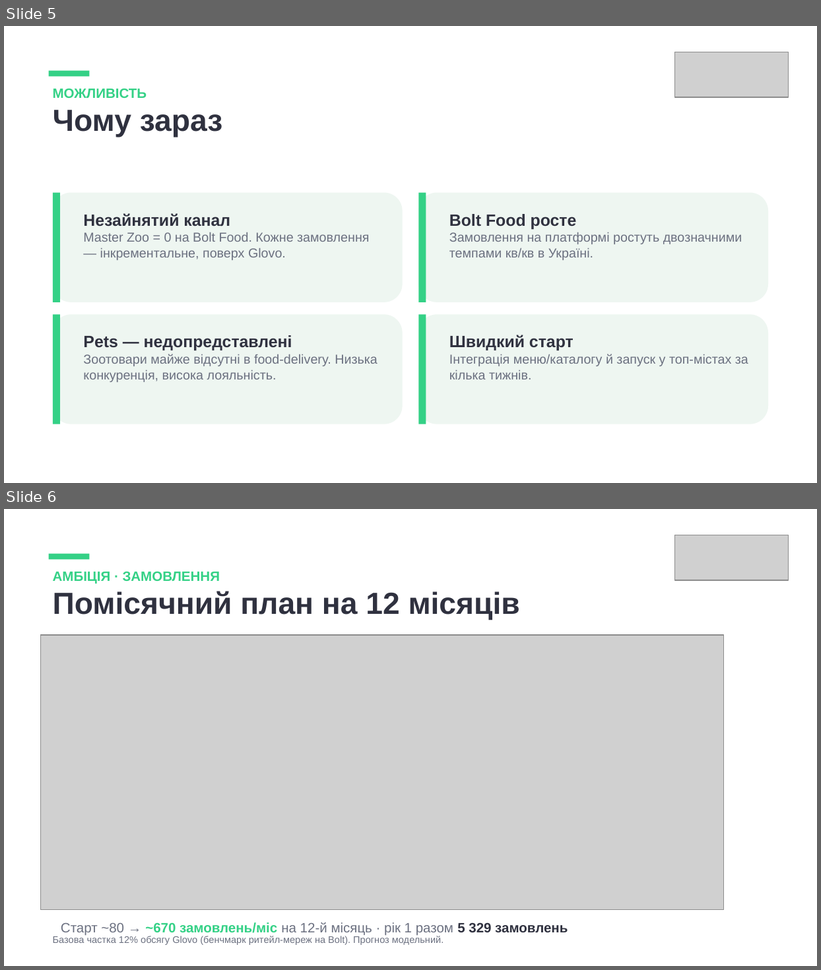
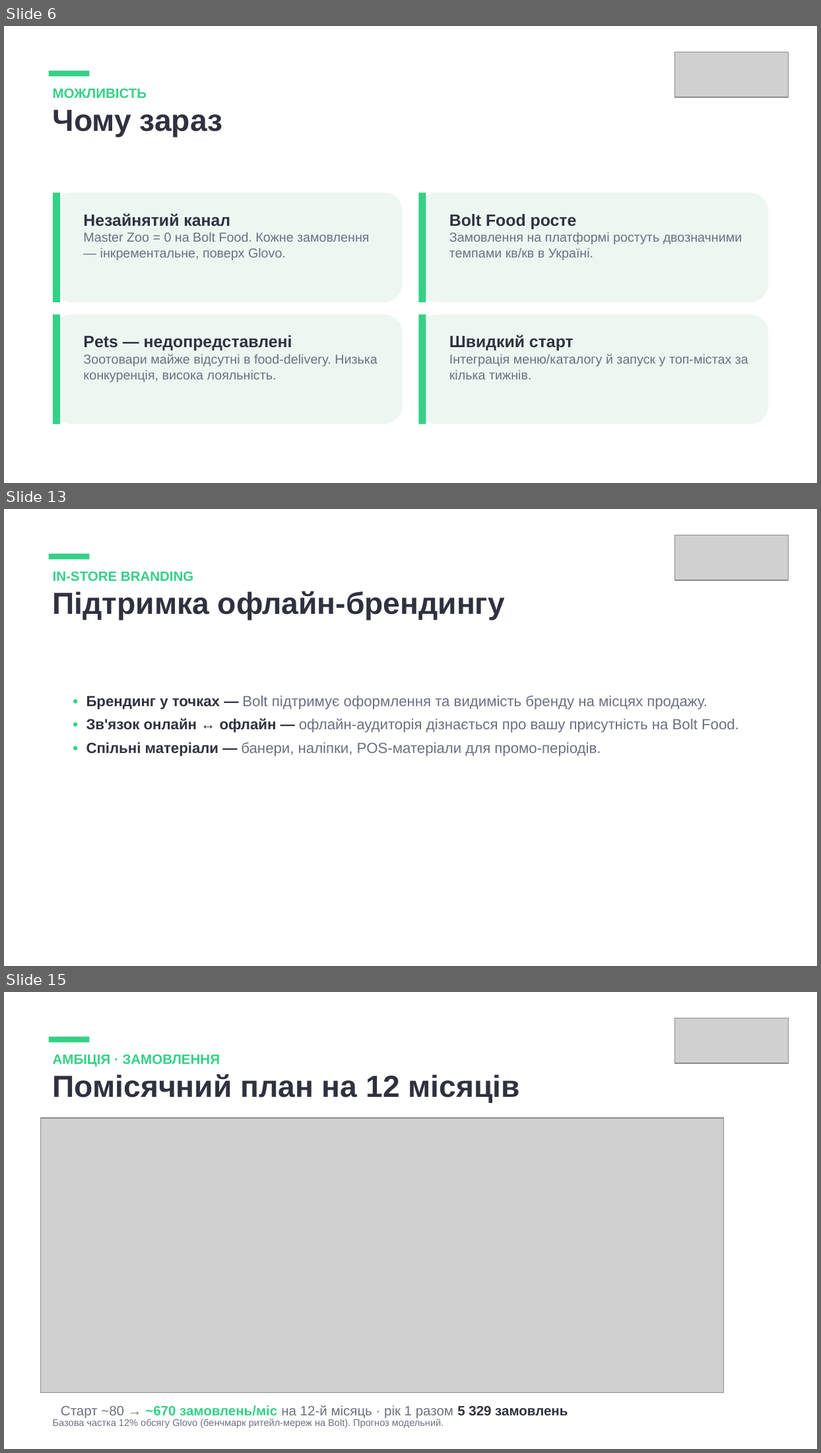
Before and after one commit to yuliianikolaieva/getplaced-report, a slide deck: Master-Zoo-Bolt-Food-Partnership.pptx. Shown one above the other, each under a label of ours: slides 5 and 6 before the commit, slides 6, 13 and 15 after it; the slides between them are not shown. The pictures are 821x970 and 821x1453 pixels, drawn with LibreOffice and Linux fonts; fonts in the diff are those of the drawing; grey boxes stand for pictures. Boxes give left, top, right and bottom in pixels: in the first picture for what was removed or moved away, otherwise in the second. Text is boxed around its words. In the diff, an @@ line names an element or a change of style, - is before the commit and + after.

```diff
--- a/Master-Zoo-Bolt-Food-Partnership.pptx
+++ b/Master-Zoo-Bolt-Food-Partnership.pptx
@@ slide 13 added at [4, 509, 817, 966], background #FFFFFF @@
@@ picture added at [675, 535, 789, 580] @@
@@ rectangle added at [49, 554, 89, 559], fill #34D186 @@
@@ text added at [53, 571, 505, 621], 27 pt, text #2F313F, bold @@
+IN-STORE BRANDING
+Підтримка офлайн-брендингу
@@ text added at [86, 696, 739, 757], 13 pt, text #6B7080 @@
+• Брендинг у точках — Bolt підтримує оформлення та видимість бренду на місцях продажу.
+• Зв'язок онлайн ↔ офлайн — офлайн-аудиторія дізнається про вашу присутність на Bolt Food.
+• Спільні матеріали — банери, наліпки, POS-матеріали для промо-періодів.
@@ what was slide 5 is now slide 6 @@
@@ what was slide 6 is now slide 15 @@
```
Also in this commit, not shown: 1 slide changed, 8 other slides added, 2 other files.
